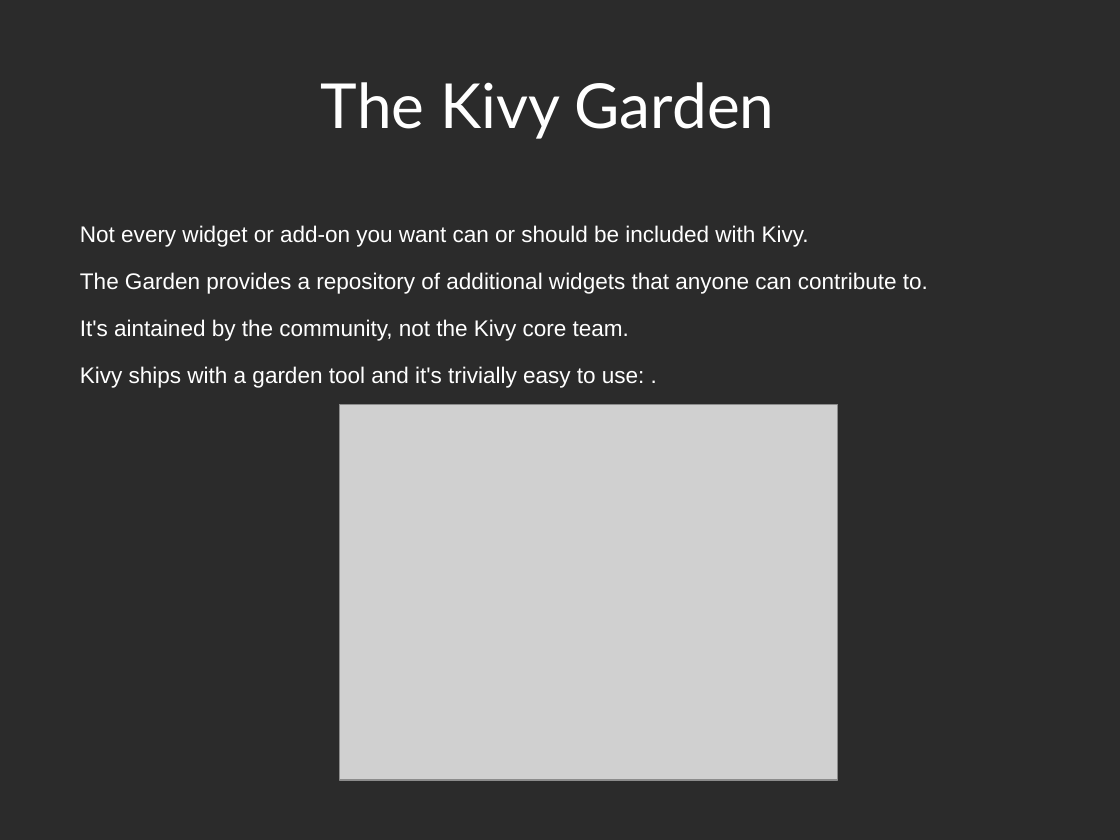
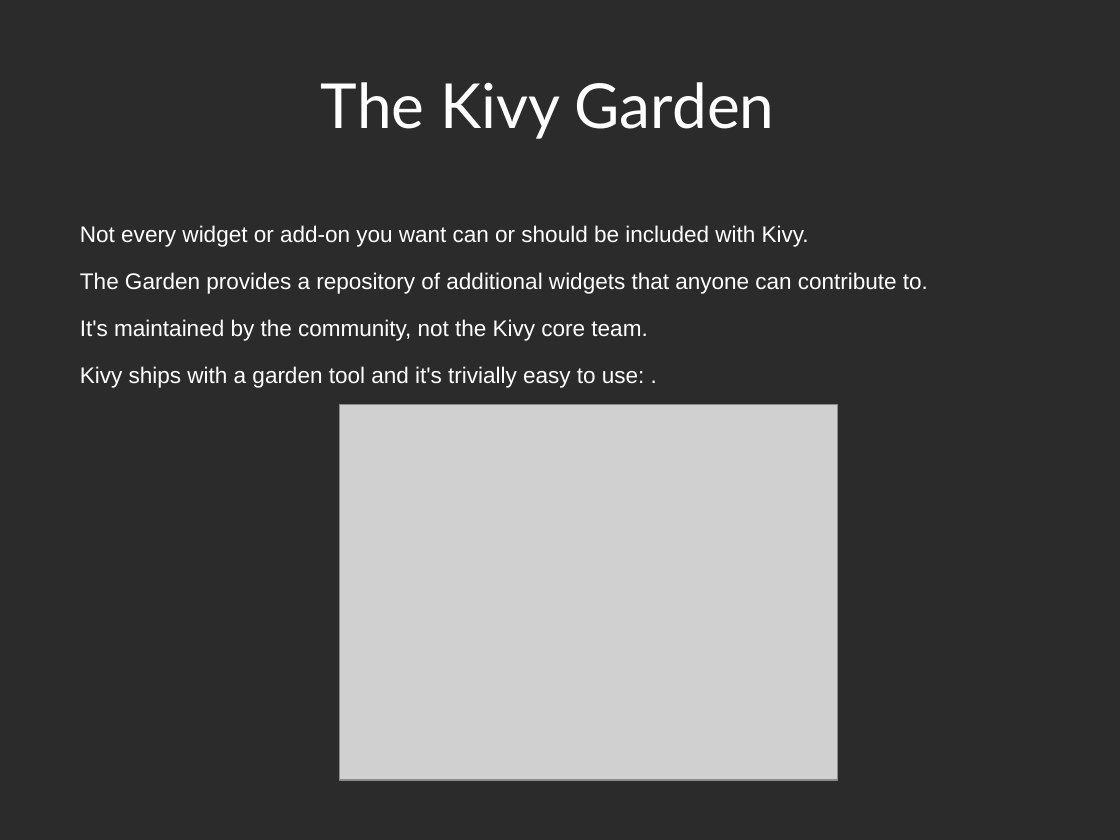
Before and after one commit to Zen-CODE/kivybits, a slide deck: slide 35 of PyCon/ZA 2013/PyCon.odp (slide 36 before the commit). Drawn at 1120x840 pixels with LibreOffice and Linux fonts; fonts in the diff are those of the drawing; grey boxes stand for pictures; background and template pictures are left out; a plain dark background stands for a picture behind light text. Boxes give left, top, right and bottom in pixels: in the first picture for what was removed or moved away, otherwise in the second. Text is boxed around its words. In the diff, an @@ line names an element or a change of style, - is before the commit and + after.

```diff
--- a/PyCon/ZA 2013/PyCon.odp
+++ b/PyCon/ZA 2013/PyCon.odp
@@ text at (x1=80, y1=319, x2=647, y2=341): text changed @@
-It's aintained by the community, not the Kivy core team.
+It's maintained by the community, not the Kivy core team.
```
Also in this commit, not shown: 17 other slides changed, 1 slide removed, 1 other file.
